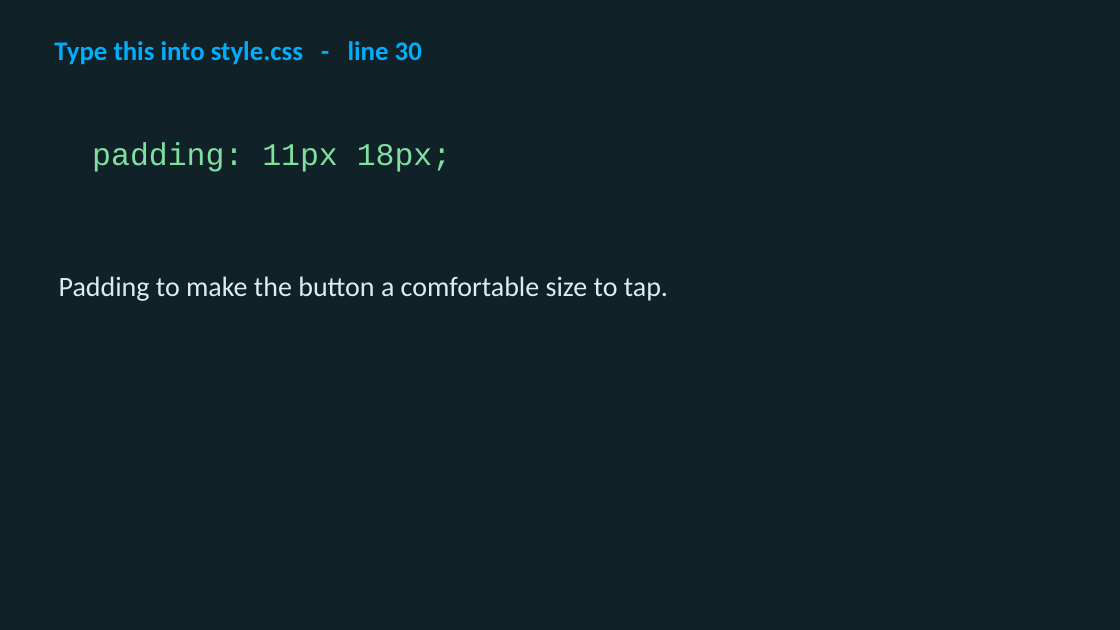
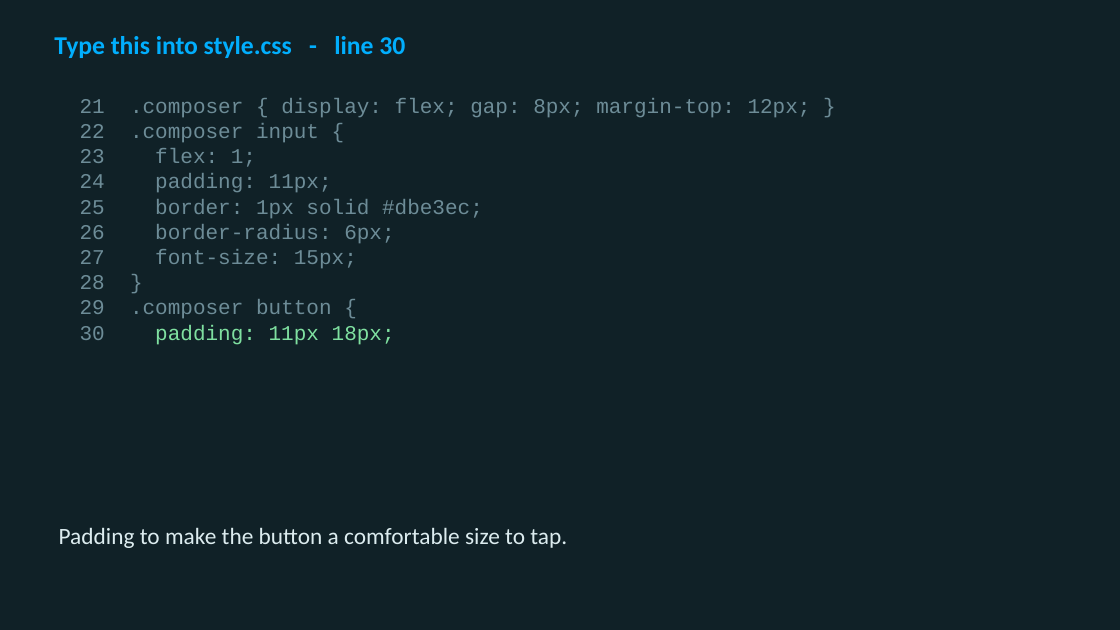
Before and after one commit to utgapps/utgapps.github.io, a slide deck: slide 74 of ai101/slides/week-01.pptx (slide 70 before the commit). Drawn at 1120x630 pixels with LibreOffice and Linux fonts; fonts in the diff are those of the drawing. Boxes give left, top, right and bottom in pixels: in the first picture for what was removed or moved away, otherwise in the second. Text is boxed around its words. In the diff, an @@ line names an element or a change of style, - is before the commit and + after.

```diff
--- a/ai101/slides/week-01.pptx
+++ b/ai101/slides/week-01.pptx
@@ text "Type this into style.css - ..." at (x1=54, y1=36, x2=405, y2=58): size 23 to 22 pt @@
@@ text added at (x1=80, y1=98, x2=811, y2=345), 18 pt, text #6D8C97 @@
+21 .composer { display: flex; gap: 8px; margin-top: 12px; }
+22 .composer input {
+23 flex: 1;
+24 padding: 11px;
+25 border: 1px solid #dbe3ec;
+26 border-radius: 6px;
+27 font-size: 15px;
+28 }
+29 .composer button {
+30 padding: 11px 18px;
@@ text removed at (x1=92, y1=143, x2=451, y2=172) @@
-padding: 11px 18px;
@@ text "Padding to make the button ..." moved from (x1=59, y1=276, x2=668, y2=301) to (x1=59, y1=527, x2=567, y2=548) @@
@@ text "Padding to make the button ..." at (x1=59, y1=527, x2=567, y2=548): size 24 to 20 pt @@
```
Also in this commit, not shown: 52 other slides changed, 9 slides added, 3 slides removed, 30 other files.
